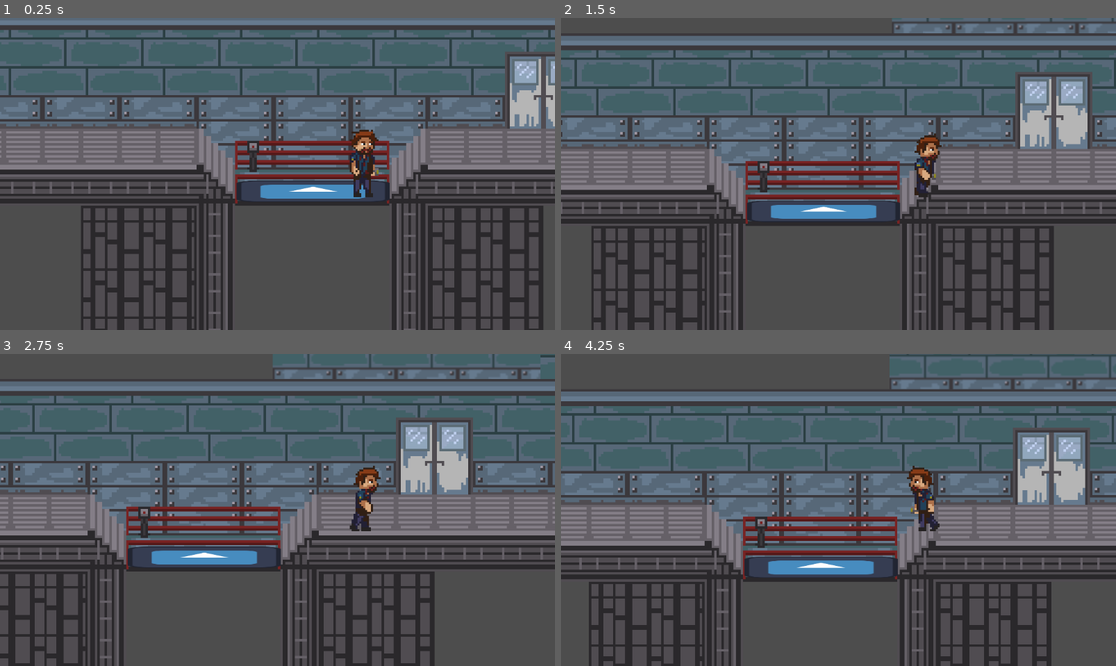
Above: before the commit, frames 1-4 (two rows, left to right).
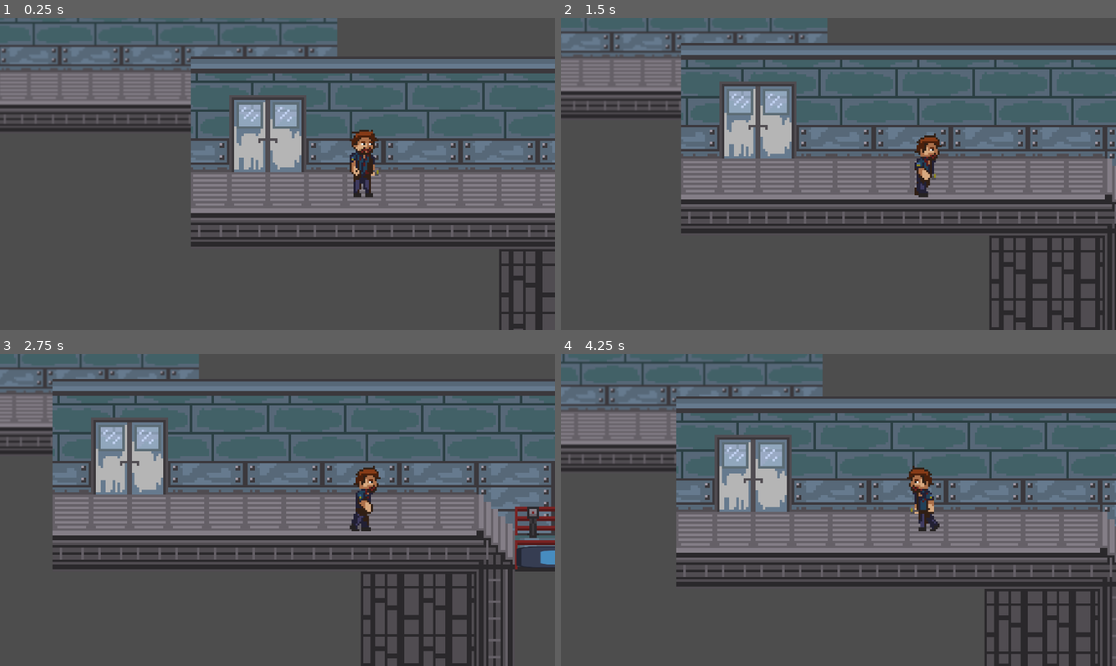
Above: after the commit, the same moments.

Repository: ZixHD/Toxic-Terror-Gamejam
Game: Godot game, scene res://Map/test.tscn
Two runs of this game, one before a commit and one after it. Both use one fixed random seed, a clock stepped at 60 frames per second and the inputs below. The project has no main scene, so this scene is started directly. The engine's default icon, where the game draws it, is replaced by a stand-in: a white triangle on a blue panel in a dark square.
Inputs (mouse positions are in pixels of both pictures, inside the frame that each line leads up to):
- Up to frame 1 (0.25 s): no input
- Up to frame 2 (1.5 s): tap Enter at 0.5 s; move the mouse to (960, 158) at 0.52 s; hold D (right) 0.53-1.28 s; hold E (interact) 0.53-1.28 s; click (960, 158) at 0.67 s; move the mouse to (727, 189) at 1.27 s; hold S (down) from 1.28 s (still down); tap Shift (run) at 1.35 s
- Up to frame 3 (2.75 s): move the mouse to (333, 441) at 2.02 s; release S (down) at 2.03 s; hold D (right) from 2.03 s (still down); hold E (interact) from 2.03 s (still down)
- Up to frame 4 (4.25 s): move the mouse to (810, 572) at 2.77 s; release D (right) at 2.78 s; release E (interact) at 2.78 s; hold W (up) 2.78-3.53 s; tap Shift (run) at 2.85 s; click (810, 572) at 2.92 s; move the mouse to (1005, 556) at 3.52 s; hold A (left) from 3.53 s (still down); hold E (interact) from 3.53 s (still down)

The runs differ from the first frame. In frame 1, 52% of the frame differs, in the area x 0-100%, y 0-100%; in frame 2, 50%; in frame 3, 36%; in frame 4, 53%.

Commit message:
fixed running animation bug

Diff:
--- /dev/null
+++ b/toxic-terror-gamejam/Map/Doors/door_2.gd
@@ -0,0 +1,47 @@
+extends Area2D
+
+@onready var main_layer: TileMapLayer = $"../../Layers/MainLayer"
+@onready var side_rooms: TileMapLayer = $"../../Layers/SideRooms"
+var side_rooms_flag: bool = false
+var room_entered: bool = false
+
+func _ready() -> void:
+	pass
+
+func _physics_process(_delta: float) -> void:
+	print(room_entered)
+	pass
+
+func _on_body_entered(body: Node2D) -> void:
+	if body.is_in_group("Player"):
+		var tween = create_tween()
+
+		tween.tween_property(main_layer, "modulate:a", 0.2, 0.1)
+
+
+
+
+func _on_body_exited(body: Node2D) -> void:
+
+		if body.is_in_group("Player"):
+			var tween = create_tween()
+			if not room_entered:
+				tween.tween_property(main_layer, "modulate:a", 1.0, 0.1)
+				pass
+			else:
+				tween.tween_property(main_layer, "modulate:a", 0.2, 0.1)
+				pass
+
+
+
+func _on_side_room_2_body_entered(body: Node2D) -> void:
+	if body.is_in_group("Player"):
+		print("uslo")
+		room_entered = true
+	pass # Replace with function body.
+
+
+func _on_side_room_2_body_exited(body: Node2D) -> void:
+	if body.is_in_group("Player"):
+		room_entered = false
+	pass # Replace with function body.
--- a/toxic-terror-gamejam/Map/test.tscn
+++ b/toxic-terror-gamejam/Map/test.tscn
@@ -6,8 +6,9 @@
 [ext_resource type="Texture2D" uid="uid://c2wgwwhw7tct5" path="res://Assets/Map/WholeMap.png" id="2_lhw50"]
 [ext_resource type="PackedScene" uid="uid://dg17rlvu6dhy2" path="res://Entity/KeyPad/key_pad.tscn" id="3_lhw50"]
 [ext_resource type="Texture2D" uid="uid://ckv8vn73a6j4r" path="res://Assets/Map/sideroom1.png" id="4_xpynk"]
-[ext_resource type="Script" uid="uid://b4o2tnpc0heat" path="res://Map/door_1.gd" id="5_0q0wn"]
+[ext_resource type="Script" uid="uid://b4o2tnpc0heat" path="res://Map/Doors/door_1.gd" id="5_0q0wn"]
 [ext_resource type="PackedScene" uid="uid://cqjl7myebbg2s" path="res://Entity/Elevator/elevator.tscn" id="6_tyb8m"]
+[ext_resource type="Script" uid="uid://btkkw162ct38h" path="res://Map/Doors/door_2.gd" id="7_f17lw"]
 [ext_resource type="PackedScene" uid="uid://by88lr47yw5hw" path="res://UI/GameScreens/Settings/settings.tscn" id="8_xpynk"]
 
 [sub_resource type="TileSetAtlasSource" id="TileSetAtlasSource_3d36u"]
@@ -738,6 +739,9 @@
 [sub_resource type="RectangleShape2D" id="RectangleShape2D_xpynk"]
 size = Vector2(175, 20)
 
+[sub_resource type="RectangleShape2D" id="RectangleShape2D_f17lw"]
+size = Vector2(143.5, 20)
+
 [sub_resource type="RectangleShape2D" id="RectangleShape2D_kmgeg"]
 size = Vector2(30, 167)
 
@@ -746,6 +750,9 @@
 
 [sub_resource type="RectangleShape2D" id="RectangleShape2D_lhw50"]
 size = Vector2(69, 72.5)
+
+[sub_resource type="RectangleShape2D" id="RectangleShape2D_fammy"]
+size = Vector2(73, 77)
 
 [node name="Node2D" type="Node2D"]
 script = ExtResource("1_3noip")
@@ -767,13 +774,20 @@
 tile_set = SubResource("TileSet_fammy")
 
 [node name="SideRoom1" type="Area2D" parent="Layers/SideRooms"]
-collision_layer = 0
-collision_mask = 2
 
 [node name="CollisionShape2D" type="CollisionShape2D" parent="Layers/SideRooms/SideRoom1"]
 position = Vector2(-56, 53.5)
 shape = SubResource("RectangleShape2D_xpynk")
 
+[node name="SideRoom2" type="Area2D" parent="Layers/SideRooms"]
+position = Vector2(-425, 51)
+collision_layer = 0
+collision_mask = 2
+
+[node name="CollisionShape2D" type="CollisionShape2D" parent="Layers/SideRooms/SideRoom2"]
+position = Vector2(-61.75, 0)
+shape = SubResource("RectangleShape2D_f17lw")
+
 [node name="BunkerDoor" type="StaticBody2D" parent="."]
 position = Vector2(1154, 81)
 
@@ -798,14 +812,24 @@
 [node name="Doors" type="Node" parent="."]
 
 [node name="Door_1" type="Area2D" parent="Doors"]
-position = Vector2(798, 232)
+position = Vector2(-119, 161)
 collision_layer = 0
 collision_mask = 2
 script = ExtResource("5_0q0wn")
 
 [node name="CollisionShape2D" type="CollisionShape2D" parent="Doors/Door_1"]
-position = Vector2(-917.5, -72.75)
+position = Vector2(0, 4)
 shape = SubResource("RectangleShape2D_lhw50")
+
+[node name="Door_2" type="Area2D" parent="Doors"]
+position = Vector2(-842, 155)
+collision_layer = 0
+collision_mask = 2
+script = ExtResource("7_f17lw")
+
+[node name="CollisionShape2D" type="CollisionShape2D" parent="Doors/Door_2"]
+position = Vector2(2.5, 5.5)
+shape = SubResource("RectangleShape2D_fammy")
 
 [node name="Elevator" parent="." instance=ExtResource("6_tyb8m")]
 position = Vector2(-367, 240)
@@ -818,7 +842,7 @@
 offset_bottom = 240.0
 
 [node name="Player" parent="." instance=ExtResource("1_hxx1a")]
-position = Vector2(-307, 235)
+position = Vector2(-741, 190)
 
 [node name="Camera2D" type="Camera2D" parent="Player"]
 position = Vector2(-89, 12)
@@ -826,5 +850,9 @@
 
 [connection signal="body_entered" from="Layers/SideRooms/SideRoom1" to="Doors/Door_1" method="_on_side_room_1_body_entered"]
 [connection signal="body_exited" from="Layers/SideRooms/SideRoom1" to="Doors/Door_1" method="_on_side_room_1_body_exited"]
+[connection signal="body_entered" from="Layers/SideRooms/SideRoom2" to="Doors/Door_2" method="_on_side_room_2_body_entered"]
+[connection signal="body_exited" from="Layers/SideRooms/SideRoom2" to="Doors/Door_2" method="_on_side_room_2_body_exited"]
 [connection signal="body_entered" from="Doors/Door_1" to="Doors/Door_1" method="_on_body_entered"]
 [connection signal="body_exited" from="Doors/Door_1" to="Doors/Door_1" method="_on_body_exited"]
+[connection signal="body_entered" from="Doors/Door_2" to="Doors/Door_2" method="_on_body_entered"]
+[connection signal="body_exited" from="Doors/Door_2" to="Doors/Door_2" method="_on_body_exited"]
--- a/toxic-terror-gamejam/Utils/StatePattern/States/Running.gd
+++ b/toxic-terror-gamejam/Utils/StatePattern/States/Running.gd
@@ -35,6 +35,7 @@
 		player.last_facing_direction = "left"
 	elif direction_x > 0:
 		player.last_facing_direction = "right"
+	_update_animation()
 
 	if direction_x == 0:
 		Transitioned.emit(self, "idle")
Renamed: toxic-terror-gamejam/Map/door_1.gd -> toxic-terror-gamejam/Map/Doors/door_1.gd
Renamed: toxic-terror-gamejam/Map/door_1.gd.uid -> toxic-terror-gamejam/Map/Doors/door_1.gd.uid
Not shown, added: toxic-terror-gamejam/Map/Doors/door_2.gd.uid
Not shown: 1 places in toxic-terror-gamejam/Map/test.tscn that only renumber resources
